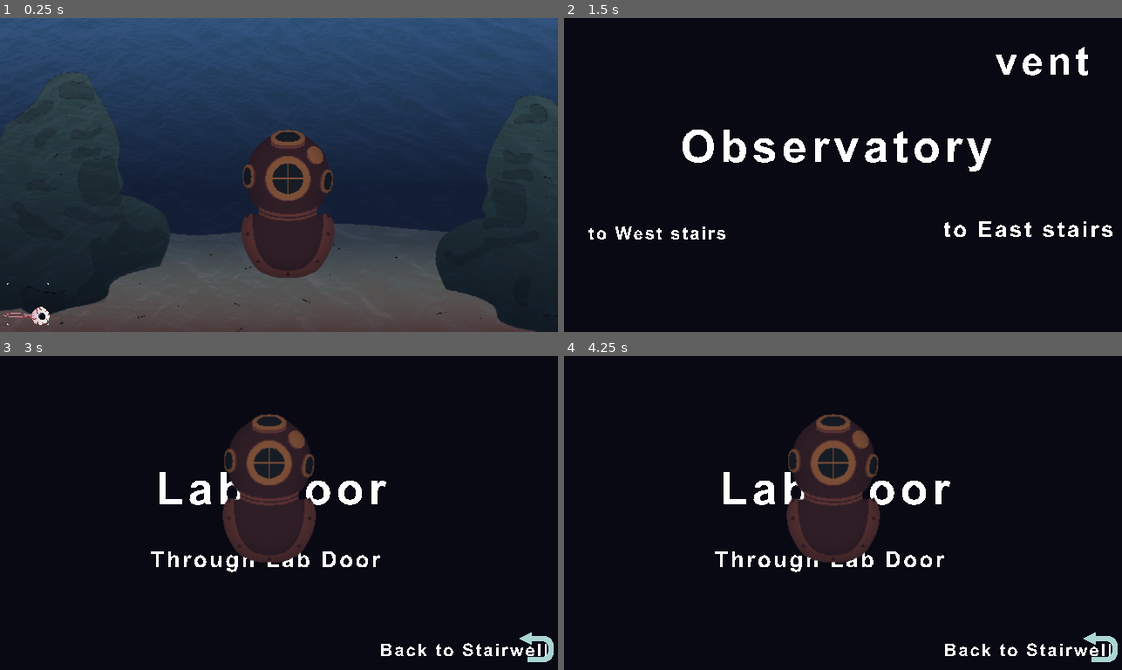
Above: before the commit, frames 1-4 (two rows, left to right).
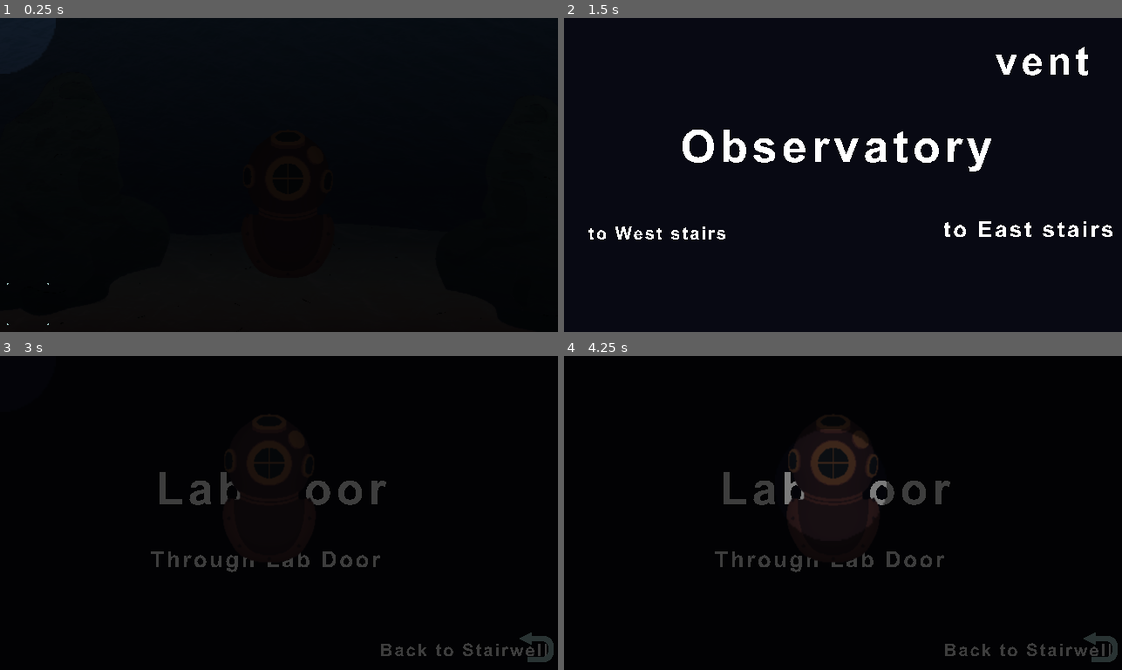
Above: after the commit, the same moments.

Repository: reedmccallum/Scream-Jam-2020
Game: Godot game, scene res://scenes/Game.tscn
The game is run twice, just before and just after one commit, with the same random seed, the same clock (stepped at 60 frames per second) and the same inputs.
Inputs (mouse positions are in pixels of both pictures, inside the frame that each line leads up to):
- Up to frame 1 (0.25 s): no input
- Up to frame 2 (1.5 s): tap Enter at 0.5 s; move the mouse to (854, 203) at 0.52 s; click (854, 203) at 0.67 s; tap Space at 1.25 s; move the mouse to (848, 200) at 1.27 s; click (848, 200) at 1.42 s
- Up to frame 3 (3 s): tap Enter at 2 s; move the mouse to (55, 569) at 2.02 s; click (55, 569) at 2.17 s; tap Space at 2.75 s; move the mouse to (379, 544) at 2.77 s; click (379, 544) at 2.92 s
- Up to frame 4 (4.25 s): tap Enter at 3.5 s; move the mouse to (831, 484) at 3.52 s; click (831, 484) at 3.67 s

The runs differ from the first frame. In frame 1, 100% of the frame differs, in the area x 0-100%, y 0-100%; in frame 2, nothing differs; in frame 3, 8.4%; in frame 4, 6.3%.

Commit message:
start adding flashlights, mess with darkness layers

Diff:
--- a/project.godot
+++ b/project.godot
@@ -22,6 +22,7 @@
 [autoload]
 
 GameState="*res://global.gd"
+Inventory="*res://user_interface/Inventory.tscn"
 
 [display]
 
--- a/scenes/Inventory/Flashlight.tscn
+++ b/scenes/Inventory/Flashlight.tscn
@@ -10,9 +10,10 @@
 [node name="Light" type="Light2D" parent="."]
 texture = ExtResource( 3 )
 texture_scale = 2.0
-energy = 4.0
+shadow_gradient_length = 1233.2
 
 [node name="Obscure" type="Sprite" parent="."]
-position = Vector2( 319.302, 189.976 )
 scale = Vector2( 10.9782, 6.93674 )
 texture = ExtResource( 2 )
+centered = false
+offset = Vector2( -2, -2 )
--- /dev/null
+++ b/scenes/Inventory/Obscure.gd
@@ -0,0 +1,5 @@
+extends Sprite
+
+
+func _ready():
+	pass
--- a/scenes/Rooms/EastStairs.tscn
+++ b/scenes/Rooms/EastStairs.tscn
@@ -1,8 +1,9 @@
-[gd_scene load_steps=5 format=2]
+[gd_scene load_steps=6 format=2]
 
 [ext_resource path="res://scenes/Rooms/EastStairs.gd" type="Script" id=1]
 [ext_resource path="res://assets/art/bgs/stairwell_east.png" type="Texture" id=2]
 [ext_resource path="res://assets/art/ui/back.png" type="Texture" id=3]
+[ext_resource path="res://scenes/Inventory/Flashlight.tscn" type="PackedScene" id=4]
 
 [sub_resource type="RectangleShape2D" id=1]
 extents = Vector2( 24, 24 )
@@ -22,4 +23,6 @@
 
 [node name="back_button" type="Sprite" parent="back"]
 texture = ExtResource( 3 )
+
+[node name="Flashlight" parent="." instance=ExtResource( 4 )]
 [connection signal="input_event" from="back" to="." method="_on_back_input_event"]
--- a/scenes/Rooms/Lab.tscn
+++ b/scenes/Rooms/Lab.tscn
@@ -1,9 +1,10 @@
-[gd_scene load_steps=7 format=2]
+[gd_scene load_steps=8 format=2]
 
 [ext_resource path="res://scenes/Rooms/Lab.gd" type="Script" id=1]
 [ext_resource path="res://assets/art/bgs/lab_inside.png" type="Texture" id=2]
 [ext_resource path="res://assets/art/objects/diving_helm.png" type="Texture" id=3]
 [ext_resource path="res://assets/art/ui/back.png" type="Texture" id=4]
+[ext_resource path="res://scenes/Inventory/Flashlight.tscn" type="PackedScene" id=5]
 
 [sub_resource type="RectangleShape2D" id=1]
 extents = Vector2( 48.5565, 78.0098 )
@@ -35,5 +36,8 @@
 
 [node name="back_button" type="Sprite" parent="back"]
 texture = ExtResource( 4 )
+
+[node name="Flashlight" parent="." instance=ExtResource( 5 )]
+modulate = Color( 1, 1, 1, 0.960784 )
 [connection signal="input_event" from="arm" to="." method="_on_arm_input_event"]
 [connection signal="input_event" from="back" to="." method="_on_back_input_event"]
--- a/scenes/Rooms/LabDoor.tscn
+++ b/scenes/Rooms/LabDoor.tscn
@@ -1,9 +1,10 @@
-[gd_scene load_steps=8 format=2]
+[gd_scene load_steps=9 format=2]
 
 [ext_resource path="res://assets/art/objects/diving_helm.png" type="Texture" id=1]
 [ext_resource path="res://assets/art/bgs/lab_door.png" type="Texture" id=2]
 [ext_resource path="res://scenes/Rooms/LabDoor.gd" type="Script" id=3]
 [ext_resource path="res://assets/art/ui/back.png" type="Texture" id=4]
+[ext_resource path="res://scenes/Inventory/Flashlight.tscn" type="PackedScene" id=5]
 
 [sub_resource type="RectangleShape2D" id=1]
 extents = Vector2( 123.307, 127.399 )
@@ -48,6 +49,9 @@
 
 [node name="back_button" type="Sprite" parent="back"]
 texture = ExtResource( 4 )
+
+[node name="Flashlight" parent="." instance=ExtResource( 5 )]
+modulate = Color( 1, 1, 1, 0.756863 )
 [connection signal="input_event" from="to_lab" to="." method="_on_to_lab_input_event"]
 [connection signal="input_event" from="ghost_hand" to="." method="_on_ghost_hand_input_event"]
 [connection signal="input_event" from="back" to="." method="_on_back_input_event"]
--- a/scenes/Rooms/Reef.tscn
+++ b/scenes/Rooms/Reef.tscn
@@ -1,8 +1,9 @@
-[gd_scene load_steps=5 format=2]
+[gd_scene load_steps=6 format=2]
 
 [ext_resource path="res://assets/art/bgs/reef.png" type="Texture" id=1]
 [ext_resource path="res://scenes/Rooms/Reef.gd" type="Script" id=2]
 [ext_resource path="res://assets/art/objects/diving_helm.png" type="Texture" id=3]
+[ext_resource path="res://scenes/Inventory/Flashlight.tscn" type="PackedScene" id=4]
 
 [sub_resource type="CapsuleShape2D" id=1]
 radius = 59.9025
@@ -28,4 +29,7 @@
 position = Vector2( 329.705, 212.907 )
 scale = Vector2( 1, 0.56 )
 shape = SubResource( 1 )
+
+[node name="Flashlight" parent="." instance=ExtResource( 4 )]
+modulate = Color( 1, 1, 1, 0.843137 )
 [connection signal="input_event" from="ship" to="." method="_on_ship_input_event"]
--- a/scenes/Rooms/Test.tscn
+++ b/scenes/Rooms/Test.tscn
@@ -29,6 +29,6 @@
 shape = SubResource( 1 )
 
 [node name="Flashlight" parent="." instance=ExtResource( 5 )]
-position = Vector2( 0, 0.840942 )
+modulate = Color( 1, 1, 1, 0.717647 )
 [connection signal="input_event" from="Coin" to="." method="_on_Coin_input_event"]
 [connection signal="input_event" from="Portal" to="Portal" method="_on_Portal_input_event"]
--- a/user_interface/Inventory.tscn
+++ b/user_interface/Inventory.tscn
@@ -5,26 +5,34 @@
 [ext_resource path="res://user_interface/Inventory.gd" type="Script" id=3]
 [ext_resource path="res://assets/art/ui/eyeball_ui.png" type="Texture" id=4]
 
-[node name="Inventory" type="Node2D"]
+[node name="Control" type="Control"]
+margin_right = 40.0
+margin_bottom = 40.0
+__meta__ = {
+"_edit_use_anchors_": false
+}
+
+[node name="Inventory" type="Node2D" parent="."]
 position = Vector2( 32, 328 )
 script = ExtResource( 3 )
 
-[node name="Coin" type="Sprite" parent="."]
+[node name="Coin" type="Sprite" parent="Inventory"]
 visible = false
 texture = ExtResource( 2 )
 
-[node name="Arm" type="Sprite" parent="."]
+[node name="Arm" type="Sprite" parent="Inventory"]
 visible = false
 texture = ExtResource( 2 )
 
-[node name="Sun" type="Sprite" parent="."]
+[node name="Sun" type="Sprite" parent="Inventory"]
 visible = false
 texture = ExtResource( 2 )
 
-[node name="Eye" type="Sprite" parent="."]
+[node name="Eye" type="Sprite" parent="Inventory"]
+visible = false
 texture = ExtResource( 4 )
 
-[node name="Item" type="Sprite" parent="."]
+[node name="Item" type="Sprite" parent="Inventory"]
 
-[node name="UI Box" type="Sprite" parent="."]
+[node name="UI Box" type="Sprite" parent="Inventory"]
 texture = ExtResource( 1 )
